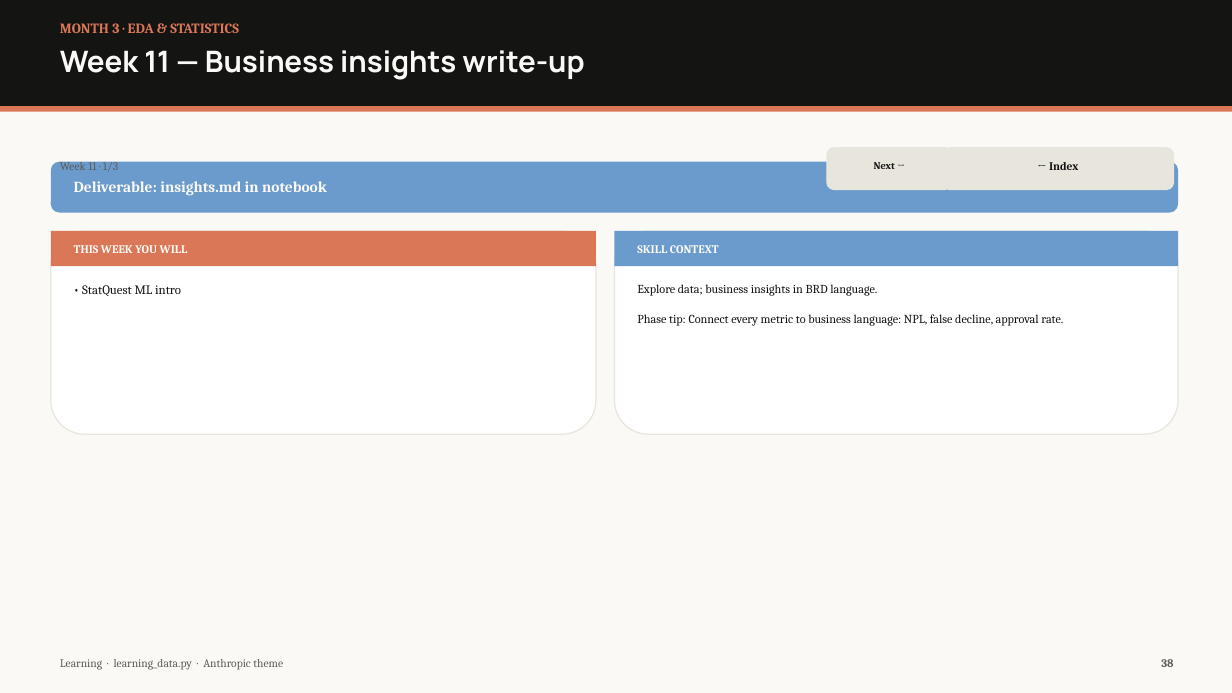
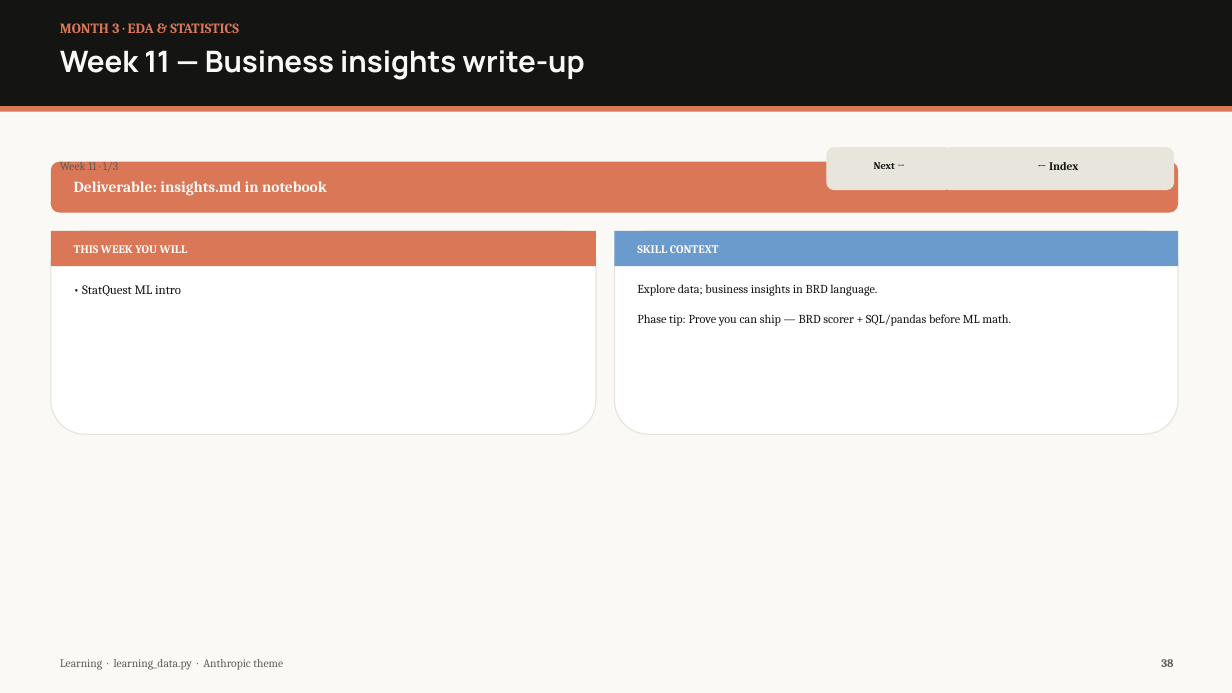
Before and after one commit to taiphan/learning, a slide deck: slide 38 of apps/learning/decks/Learning-Master-Slides.pptx. Drawn at 1232x693 pixels with LibreOffice and Linux fonts; fonts in the diff are those of the drawing. Boxes give left, top, right and bottom in pixels: in the first picture for what was removed or moved away, otherwise in the second. Text is boxed around its words. In the diff, an @@ line names an element or a change of style, - is before the commit and + after.

```diff
--- a/apps/learning/decks/Learning-Master-Slides.pptx
+++ b/apps/learning/decks/Learning-Master-Slides.pptx
@@ rounded rectangle at [51, 162, 1178, 213]: fill #6A9BCC to #D97757 @@
@@ text at [637, 284, 1011, 326]: text changed @@
-Explore data; business insights in BRD language.
-Phase tip: Connect every metric to business language: NPL, false decline, approval rate.
+Explore data; business insights in BRD language.
+Phase tip: Prove you can ship — BRD scorer + SQL/pandas before ML math.
```
Also in this commit, not shown: 88 other slides changed, 21 other files.
